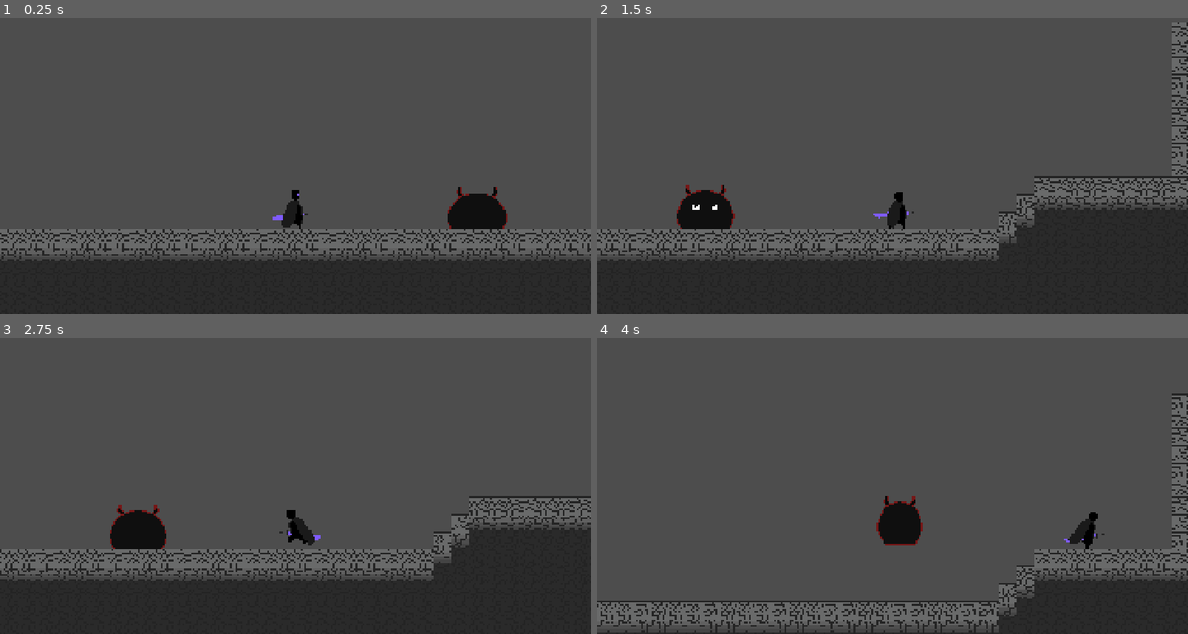
Above: before the commit, frames 1-4 (two rows, left to right).
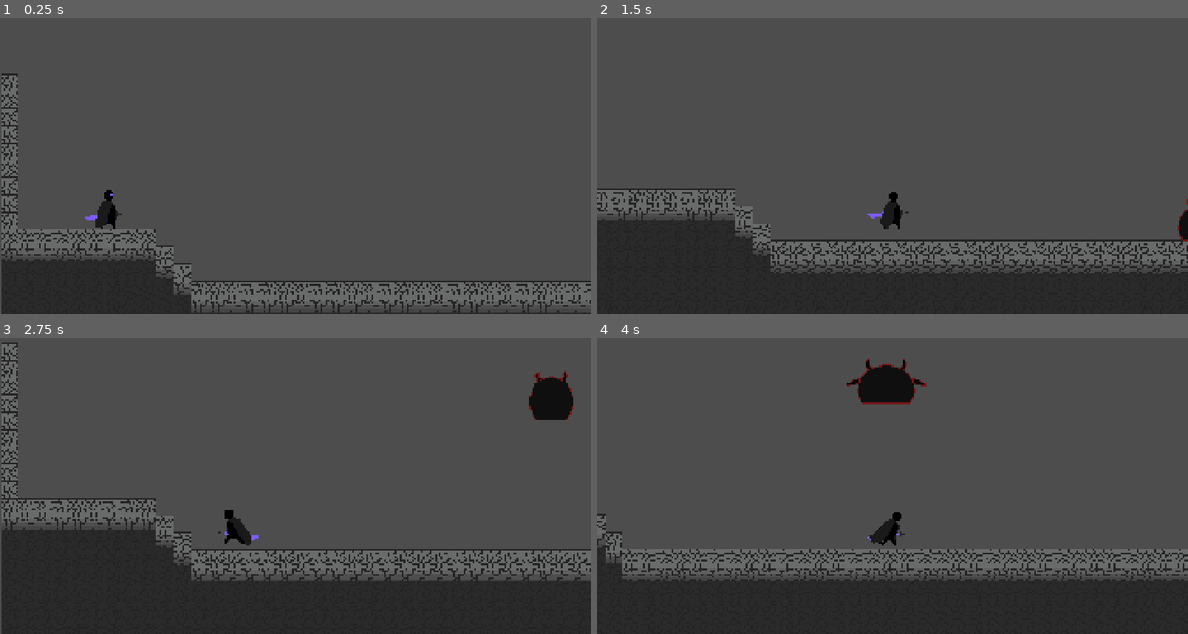
Above: after the commit, the same moments.

Repository: AnejMajnik/soulsvania
Game: Godot game, scene res://scenes/game.tscn
Two runs of this game, one before a commit and one after it. Both use one fixed random seed, a clock stepped at 60 frames per second and the inputs below.
Inputs (mouse positions are in pixels of both pictures, inside the frame that each line leads up to):
- Up to frame 1 (0.25 s): no input
- Up to frame 2 (1.5 s): move the mouse to (1022, 130) at 0.52 s; hold D (move_right) from 0.53 s (still down); tap Space (jump) at 0.6, 0.77, 1.07 s; move the mouse to (774, 166) at 1.27 s; click (774, 166) at 1.35 s
- Up to frame 3 (2.75 s): tap Space (jump) at 1.52, 1.55, 1.82, 2.1 s; move the mouse to (354, 394) at 2.02 s; release D (move_right) at 2.03 s; hold A (move_left) from 2.03 s (still down)
- Up to frame 4 (4 s): move the mouse to (862, 533) at 2.77 s; release A (move_left) at 2.78 s; hold D (move_right) from 2.78 s (still down); click (862, 533) at 2.85 s; tap Space (jump) at 3.02, 3.05, 3.32, 3.6, 3.77 s; move the mouse to (1069, 518) at 3.52 s

The runs differ from the first frame. In frame 1, 20% of the frame differs, in the area x 0-100%, y 18-100%; in frame 2, 19%; in frame 3, 17%; in frame 4, 21%, in the area x 0-100%, y 6-100%.

Commit message:
Reworked the jump attack. Now floats in the air until its above you, then slams down. Makes the fight more engaging. Also added new animation

Diff:
--- a/scenes/enemy_cube.gd
+++ b/scenes/enemy_cube.gd
@@ -1,14 +1,16 @@
 extends CharacterBody2D
 
-# Enum
+# Enums
 enum State { CHASE, TELEGRAPH, ATTACK, RECOVER }
 enum Attacks { JUMP, DASH }
 
 # Constants
 const SPEED = 200.0
 const DECCELERATION_SPEED = 15
-const JUMP_VELOCITY = -280.0
+const JUMP_VELOCITY = -550.0
 const DASH_SPEED = 650
+const SLAM_SPEED = 500
+const FLY_SPEED = 300
 
 # Variables
 var current_state: State = State.CHASE
@@ -23,6 +25,12 @@
 var recovering = false
 var current_enemy: CharacterBody2D = null
 var attack_type: Attacks
+var is_flying = false
+var current_jump_attack_state = null;
+var above_player = false
+var can_slam = false
+var flying_pos_locked = false
+var slam_timer_running = false
 
 # References
 @onready var player: CharacterBody2D = %Player
@@ -34,12 +42,10 @@
 @onready var ray_cast_left: RayCast2D = $RayCastLeft
 @onready var ray_cast_down_left: RayCast2D = $RayCastDownLeft
 @onready var ray_cast_down_right: RayCast2D = $RayCastDownRight
+@onready var air_hang_timer: Timer = $AirHangTimer
 
 func choose_attack() -> Attacks:
 	var rand_val = randf()
-
-	if ray_cast_left.is_colliding() or ray_cast_right.is_colliding():
-		return Attacks.JUMP
 
 	if rand_val <= 0.5:
 		return Attacks.JUMP
@@ -80,9 +86,7 @@
 
 func jump_attack():
 	animated_sprite.play("attack_jump")
-
-	velocity.x = (player_pos_x - global_position.x) / attack_time
-	velocity.y = (player_pos_y - global_position.y - 0.5 * get_gravity().y * attack_time * attack_time) / attack_time
+	velocity.y = JUMP_VELOCITY
 
 func dash_attack():
 	animated_sprite.play("attack_dash")
@@ -101,11 +105,24 @@
 	health -= hit_damage
 	print(health)
 
+func is_above_player():
+	if global_position.x > player.global_position.x-4 and global_position.x < player.global_position.x+4:
+		above_player = true
+		velocity.x = 0
+		if !slam_timer_running:
+			air_hang_timer.start()
+			slam_timer_running = true
+		if can_slam:
+			velocity.y = SLAM_SPEED
+			animated_sprite.play("land")
+	else:
+		above_player = false
+
 func _physics_process(delta: float) -> void:
 	if health <= 0:
 		queue_free()
 
-	if not is_on_floor():
+	if not is_on_floor() and !is_flying:
 		velocity += get_gravity() * delta
 		if (ray_cast_down_left.is_colliding() or ray_cast_down_right.is_colliding()) and velocity.y > 50:
 			animated_sprite.play("land")
@@ -139,6 +156,24 @@
 				if ray_cast_left.is_colliding() or ray_cast_right.is_colliding():
 					attacking = false
 					current_state = State.RECOVER
+			elif attack_type == Attacks.JUMP:
+				if global_position.y <= -100:
+					is_flying = true
+					velocity.y = 0
+					animated_sprite.play("fly")
+
+					is_above_player()
+
+					if !above_player:
+						var direction
+						if sign(player.global_position.x - global_position.x) > 0:
+							direction = 1
+							animated_sprite.flip_h = false
+						else:
+							direction = -1
+							animated_sprite.flip_h = true
+
+						velocity.x = SPEED * direction
 
 		State.RECOVER:
 			if !recovering:
@@ -148,6 +183,7 @@
 
 	if is_on_floor() and current_state != State.ATTACK:
 		velocity.x = move_toward(velocity.x, 0, DECCELERATION_SPEED)
+		can_slam = false
 
 	move_and_slide()
 
@@ -177,3 +213,8 @@
 
 func _on_deal_damage_timer_timeout() -> void:
 	can_deal_damage = true
+
+
+func _on_air_hang_timer_timeout() -> void:
+	can_slam = true
+	slam_timer_running = false
--- a/scenes/enemy_cube.tscn
+++ b/scenes/enemy_cube.tscn
@@ -3,139 +3,162 @@
 [ext_resource type="Script" uid="uid://yyf1e2twj2y2" path="res://scenes/enemy_cube.gd" id="1_q8g4r"]
 [ext_resource type="Texture2D" uid="uid://bbp5qu6kqppko" path="res://assets/spritesheets/Slime.png" id="2_7lac2"]
 
+[sub_resource type="AtlasTexture" id="AtlasTexture_q8g4r"]
+atlas = ExtResource("2_7lac2")
+region = Rect2(1596, 0, 76, 64)
+
+[sub_resource type="AtlasTexture" id="AtlasTexture_7lac2"]
+atlas = ExtResource("2_7lac2")
+region = Rect2(760, 0, 76, 64)
+
+[sub_resource type="AtlasTexture" id="AtlasTexture_jn626"]
+atlas = ExtResource("2_7lac2")
+region = Rect2(836, 0, 76, 64)
+
+[sub_resource type="AtlasTexture" id="AtlasTexture_uggc0"]
+atlas = ExtResource("2_7lac2")
+region = Rect2(1976, 0, 76, 64)
+
+[sub_resource type="AtlasTexture" id="AtlasTexture_07yid"]
+atlas = ExtResource("2_7lac2")
+region = Rect2(2052, 0, 76, 64)
+
+[sub_resource type="AtlasTexture" id="AtlasTexture_q4rpt"]
+atlas = ExtResource("2_7lac2")
+region = Rect2(0, 0, 76, 64)
+
+[sub_resource type="AtlasTexture" id="AtlasTexture_m22l2"]
+atlas = ExtResource("2_7lac2")
+region = Rect2(76, 0, 76, 64)
+
+[sub_resource type="AtlasTexture" id="AtlasTexture_bbh31"]
+atlas = ExtResource("2_7lac2")
+region = Rect2(152, 0, 76, 64)
+
 [sub_resource type="AtlasTexture" id="AtlasTexture_haglr"]
 atlas = ExtResource("2_7lac2")
-region = Rect2(1344, 0, 64, 64)
-
-[sub_resource type="AtlasTexture" id="AtlasTexture_m22l2"]
-atlas = ExtResource("2_7lac2")
-region = Rect2(640, 0, 64, 64)
-
-[sub_resource type="AtlasTexture" id="AtlasTexture_bbh31"]
-atlas = ExtResource("2_7lac2")
-region = Rect2(704, 0, 64, 64)
+region = Rect2(228, 0, 76, 64)
+
+[sub_resource type="AtlasTexture" id="AtlasTexture_d8ht2"]
+atlas = ExtResource("2_7lac2")
+region = Rect2(912, 0, 76, 64)
+
+[sub_resource type="AtlasTexture" id="AtlasTexture_dhsxu"]
+atlas = ExtResource("2_7lac2")
+region = Rect2(988, 0, 76, 64)
+
+[sub_resource type="AtlasTexture" id="AtlasTexture_t4rxh"]
+atlas = ExtResource("2_7lac2")
+region = Rect2(1064, 0, 76, 64)
+
+[sub_resource type="AtlasTexture" id="AtlasTexture_esbf7"]
+atlas = ExtResource("2_7lac2")
+region = Rect2(1140, 0, 76, 64)
+
+[sub_resource type="AtlasTexture" id="AtlasTexture_2jj3c"]
+atlas = ExtResource("2_7lac2")
+region = Rect2(1216, 0, 76, 64)
+
+[sub_resource type="AtlasTexture" id="AtlasTexture_vqirg"]
+atlas = ExtResource("2_7lac2")
+region = Rect2(1292, 0, 76, 64)
+
+[sub_resource type="AtlasTexture" id="AtlasTexture_ldm8v"]
+atlas = ExtResource("2_7lac2")
+region = Rect2(304, 0, 76, 64)
+
+[sub_resource type="AtlasTexture" id="AtlasTexture_slnhw"]
+atlas = ExtResource("2_7lac2")
+region = Rect2(380, 0, 76, 64)
+
+[sub_resource type="AtlasTexture" id="AtlasTexture_i7lqf"]
+atlas = ExtResource("2_7lac2")
+region = Rect2(1672, 0, 76, 64)
+
+[sub_resource type="AtlasTexture" id="AtlasTexture_ydjyb"]
+atlas = ExtResource("2_7lac2")
+region = Rect2(1748, 0, 76, 64)
+
+[sub_resource type="AtlasTexture" id="AtlasTexture_waack"]
+atlas = ExtResource("2_7lac2")
+region = Rect2(1824, 0, 76, 64)
+
+[sub_resource type="AtlasTexture" id="AtlasTexture_v514m"]
+atlas = ExtResource("2_7lac2")
+region = Rect2(1900, 0, 76, 64)
+
+[sub_resource type="AtlasTexture" id="AtlasTexture_qf1bs"]
+atlas = ExtResource("2_7lac2")
+region = Rect2(1368, 0, 76, 64)
+
+[sub_resource type="AtlasTexture" id="AtlasTexture_witge"]
+atlas = ExtResource("2_7lac2")
+region = Rect2(1444, 0, 76, 64)
 
 [sub_resource type="AtlasTexture" id="AtlasTexture_rxuqe"]
 atlas = ExtResource("2_7lac2")
-region = Rect2(0, 0, 64, 64)
+region = Rect2(1520, 0, 76, 64)
 
 [sub_resource type="AtlasTexture" id="AtlasTexture_e03e0"]
 atlas = ExtResource("2_7lac2")
-region = Rect2(64, 0, 64, 64)
+region = Rect2(456, 0, 76, 64)
 
 [sub_resource type="AtlasTexture" id="AtlasTexture_jtdma"]
 atlas = ExtResource("2_7lac2")
-region = Rect2(128, 0, 64, 64)
+region = Rect2(532, 0, 76, 64)
 
 [sub_resource type="AtlasTexture" id="AtlasTexture_u7cd8"]
 atlas = ExtResource("2_7lac2")
-region = Rect2(192, 0, 64, 64)
-
-[sub_resource type="AtlasTexture" id="AtlasTexture_ldm8v"]
-atlas = ExtResource("2_7lac2")
-region = Rect2(768, 0, 64, 64)
-
-[sub_resource type="AtlasTexture" id="AtlasTexture_ydjyb"]
-atlas = ExtResource("2_7lac2")
-region = Rect2(832, 0, 64, 64)
-
-[sub_resource type="AtlasTexture" id="AtlasTexture_waack"]
-atlas = ExtResource("2_7lac2")
-region = Rect2(896, 0, 64, 64)
-
-[sub_resource type="AtlasTexture" id="AtlasTexture_v514m"]
-atlas = ExtResource("2_7lac2")
-region = Rect2(960, 0, 64, 64)
-
-[sub_resource type="AtlasTexture" id="AtlasTexture_qf1bs"]
-atlas = ExtResource("2_7lac2")
-region = Rect2(1024, 0, 64, 64)
-
-[sub_resource type="AtlasTexture" id="AtlasTexture_witge"]
-atlas = ExtResource("2_7lac2")
-region = Rect2(1088, 0, 64, 64)
-
-[sub_resource type="AtlasTexture" id="AtlasTexture_slnhw"]
-atlas = ExtResource("2_7lac2")
-region = Rect2(256, 0, 64, 64)
-
-[sub_resource type="AtlasTexture" id="AtlasTexture_i7lqf"]
-atlas = ExtResource("2_7lac2")
-region = Rect2(320, 0, 64, 64)
-
-[sub_resource type="AtlasTexture" id="AtlasTexture_d8ht2"]
-atlas = ExtResource("2_7lac2")
-region = Rect2(1408, 0, 64, 64)
-
-[sub_resource type="AtlasTexture" id="AtlasTexture_dhsxu"]
-atlas = ExtResource("2_7lac2")
-region = Rect2(1472, 0, 64, 64)
-
-[sub_resource type="AtlasTexture" id="AtlasTexture_t4rxh"]
-atlas = ExtResource("2_7lac2")
-region = Rect2(1536, 0, 64, 64)
-
-[sub_resource type="AtlasTexture" id="AtlasTexture_esbf7"]
-atlas = ExtResource("2_7lac2")
-region = Rect2(1600, 0, 64, 64)
-
-[sub_resource type="AtlasTexture" id="AtlasTexture_2jj3c"]
-atlas = ExtResource("2_7lac2")
-region = Rect2(1216, 0, 64, 64)
-
-[sub_resource type="AtlasTexture" id="AtlasTexture_vqirg"]
-atlas = ExtResource("2_7lac2")
-region = Rect2(1152, 0, 64, 64)
-
-[sub_resource type="AtlasTexture" id="AtlasTexture_q8g4r"]
-atlas = ExtResource("2_7lac2")
-region = Rect2(384, 0, 64, 64)
-
-[sub_resource type="AtlasTexture" id="AtlasTexture_7lac2"]
-atlas = ExtResource("2_7lac2")
-region = Rect2(448, 0, 64, 64)
-
-[sub_resource type="AtlasTexture" id="AtlasTexture_jn626"]
-atlas = ExtResource("2_7lac2")
-region = Rect2(512, 0, 64, 64)
-
-[sub_resource type="AtlasTexture" id="AtlasTexture_q4rpt"]
-atlas = ExtResource("2_7lac2")
-region = Rect2(576, 0, 64, 64)
+region = Rect2(608, 0, 76, 64)
+
+[sub_resource type="AtlasTexture" id="AtlasTexture_fg0j7"]
+atlas = ExtResource("2_7lac2")
+region = Rect2(684, 0, 76, 64)
 
 [sub_resource type="SpriteFrames" id="SpriteFrames_nrent"]
 animations = [{
 "frames": [{
 "duration": 1.0,
+"texture": SubResource("AtlasTexture_q8g4r")
+}],
+"loop": 0,
+"name": &"attack_dash",
+"speed": 5.0
+}, {
+"frames": [{
+"duration": 1.0,
+"texture": SubResource("AtlasTexture_7lac2")
+}, {
+"duration": 1.0,
+"texture": SubResource("AtlasTexture_jn626")
+}],
+"loop": 0,
+"name": &"attack_jump",
+"speed": 5.0
+}, {
+"frames": [{
+"duration": 1.0,
+"texture": SubResource("AtlasTexture_uggc0")
+}, {
+"duration": 1.0,
+"texture": SubResource("AtlasTexture_07yid")
+}],
+"loop": 1,
+"name": &"fly",
+"speed": 5.0
+}, {
+"frames": [{
+"duration": 1.0,
+"texture": SubResource("AtlasTexture_q4rpt")
+}, {
+"duration": 1.0,
+"texture": SubResource("AtlasTexture_m22l2")
+}, {
+"duration": 1.0,
+"texture": SubResource("AtlasTexture_bbh31")
+}, {
+"duration": 1.0,
 "texture": SubResource("AtlasTexture_haglr")
-}],
-"loop": 0,
-"name": &"attack_dash",
-"speed": 5.0
-}, {
-"frames": [{
-"duration": 1.0,
-"texture": SubResource("AtlasTexture_m22l2")
-}, {
-"duration": 1.0,
-"texture": SubResource("AtlasTexture_bbh31")
-}],
-"loop": 0,
-"name": &"attack_jump",
-"speed": 5.0
-}, {
-"frames": [{
-"duration": 1.0,
-"texture": SubResource("AtlasTexture_rxuqe")
-}, {
-"duration": 1.0,
-"texture": SubResource("AtlasTexture_e03e0")
-}, {
-"duration": 1.0,
-"texture": SubResource("AtlasTexture_jtdma")
-}, {
-"duration": 1.0,
-"texture": SubResource("AtlasTexture_u7cd8")
 }],
 "loop": 1,
 "name": &"idle",
@@ -143,33 +166,33 @@
 }, {
 "frames": [{
 "duration": 1.0,
+"texture": SubResource("AtlasTexture_d8ht2")
+}, {
+"duration": 1.0,
+"texture": SubResource("AtlasTexture_dhsxu")
+}, {
+"duration": 1.0,
+"texture": SubResource("AtlasTexture_t4rxh")
+}, {
+"duration": 1.0,
+"texture": SubResource("AtlasTexture_esbf7")
+}, {
+"duration": 1.0,
+"texture": SubResource("AtlasTexture_2jj3c")
+}, {
+"duration": 1.0,
+"texture": SubResource("AtlasTexture_vqirg")
+}],
+"loop": 0,
+"name": &"land",
+"speed": 5.0
+}, {
+"frames": [{
+"duration": 1.0,
 "texture": SubResource("AtlasTexture_ldm8v")
 }, {
 "duration": 1.0,
-"texture": SubResource("AtlasTexture_ydjyb")
-}, {
-"duration": 1.0,
-"texture": SubResource("AtlasTexture_waack")
-}, {
-"duration": 1.0,
-"texture": SubResource("AtlasTexture_v514m")
-}, {
-"duration": 1.0,
-"texture": SubResource("AtlasTexture_qf1bs")
-}, {
-"duration": 1.0,
-"texture": SubResource("AtlasTexture_witge")
-}],
-"loop": 0,
-"name": &"land",
-"speed": 5.0
-}, {
-"frames": [{
-"duration": 1.0,
 "texture": SubResource("AtlasTexture_slnhw")
-}, {
-"duration": 1.0,
-"texture": SubResource("AtlasTexture_i7lqf")
 }],
 "loop": 1,
 "name": &"move",
@@ -177,16 +200,16 @@
 }, {
 "frames": [{
 "duration": 1.0,
-"texture": SubResource("AtlasTexture_d8ht2")
-}, {
-"duration": 1.0,
-"texture": SubResource("AtlasTexture_dhsxu")
-}, {
-"duration": 1.0,
-"texture": SubResource("AtlasTexture_t4rxh")
-}, {
-"duration": 1.0,
-"texture": SubResource("AtlasTexture_esbf7")
+"texture": SubResource("AtlasTexture_i7lqf")
+}, {
+"duration": 1.0,
+"texture": SubResource("AtlasTexture_ydjyb")
+}, {
+"duration": 1.0,
+"texture": SubResource("AtlasTexture_waack")
+}, {
+"duration": 1.0,
+"texture": SubResource("AtlasTexture_v514m")
 }],
 "loop": 1,
 "name": &"recover",
@@ -194,10 +217,13 @@
 }, {
 "frames": [{
 "duration": 1.0,
-"texture": SubResource("AtlasTexture_2jj3c")
-}, {
-"duration": 1.0,
-"texture": SubResource("AtlasTexture_vqirg")
+"texture": SubResource("AtlasTexture_qf1bs")
+}, {
+"duration": 1.0,
+"texture": SubResource("AtlasTexture_witge")
+}, {
+"duration": 1.0,
+"texture": SubResource("AtlasTexture_rxuqe")
 }],
 "loop": 0,
 "name": &"telegraph_dash",
@@ -205,16 +231,16 @@
 }, {
 "frames": [{
 "duration": 1.0,
-"texture": SubResource("AtlasTexture_q8g4r")
-}, {
-"duration": 1.0,
-"texture": SubResource("AtlasTexture_7lac2")
-}, {
-"duration": 1.0,
-"texture": SubResource("AtlasTexture_jn626")
-}, {
-"duration": 1.0,
-"texture": SubResource("AtlasTexture_q4rpt")
+"texture": SubResource("AtlasTexture_e03e0")
+}, {
+"duration": 1.0,
+"texture": SubResource("AtlasTexture_jtdma")
+}, {
+"duration": 1.0,
+"texture": SubResource("AtlasTexture_u7cd8")
+}, {
+"duration": 1.0,
+"texture": SubResource("AtlasTexture_fg0j7")
 }],
 "loop": 0,
 "name": &"telegraph_jump",
@@ -234,7 +260,7 @@
 
 [node name="AnimatedSprite2D" type="AnimatedSprite2D" parent="." unique_id=1005753930]
 sprite_frames = SubResource("SpriteFrames_nrent")
-animation = &"attack_jump"
+animation = &"fly"
 
 [node name="CollisionShape2D" type="CollisionShape2D" parent="." unique_id=876057069]
 position = Vector2(0, 16)
@@ -271,9 +297,14 @@
 [node name="RayCastDownRight" type="RayCast2D" parent="." unique_id=167315384]
 position = Vector2(10, 25)
 target_position = Vector2(0, 15)
+
+[node name="AirHangTimer" type="Timer" parent="." unique_id=1123969597]
+wait_time = 0.5
+one_shot = true
 
 [connection signal="animation_finished" from="AnimatedSprite2D" to="." method="_on_animated_sprite_2d_animation_finished"]
 [connection signal="timeout" from="AttackTimer" to="." method="_on_attack_timer_timeout"]
 [connection signal="body_entered" from="Area2D" to="." method="_on_area_2d_body_entered"]
 [connection signal="body_exited" from="Area2D" to="." method="_on_area_2d_body_exited"]
 [connection signal="timeout" from="DealDamageTimer" to="." method="_on_deal_damage_timer_timeout"]
+[connection signal="timeout" from="AirHangTimer" to="." method="_on_air_hang_timer_timeout"]
--- a/scenes/game.tscn
+++ b/scenes/game.tscn
@@ -22,12 +22,12 @@
 tile_set = SubResource("TileSet_nrent")
 
 [node name="EnemyCube" parent="." unique_id=432931515 instance=ExtResource("2_lnu2h")]
-position = Vector2(213, 48)
+position = Vector2(401, -16)
 collision_layer = 4
 
 [node name="Player" parent="." unique_id=476142731 instance=ExtResource("1_uwrxv")]
 unique_name_in_owner = true
-position = Vector2(41, 60)
+position = Vector2(-364, 16)
 
 [node name="Camera2D" type="Camera2D" parent="Player" unique_id=315314557]
 position = Vector2(0, -75)
Binary file changed: assets/spritesheets/Slime.png
